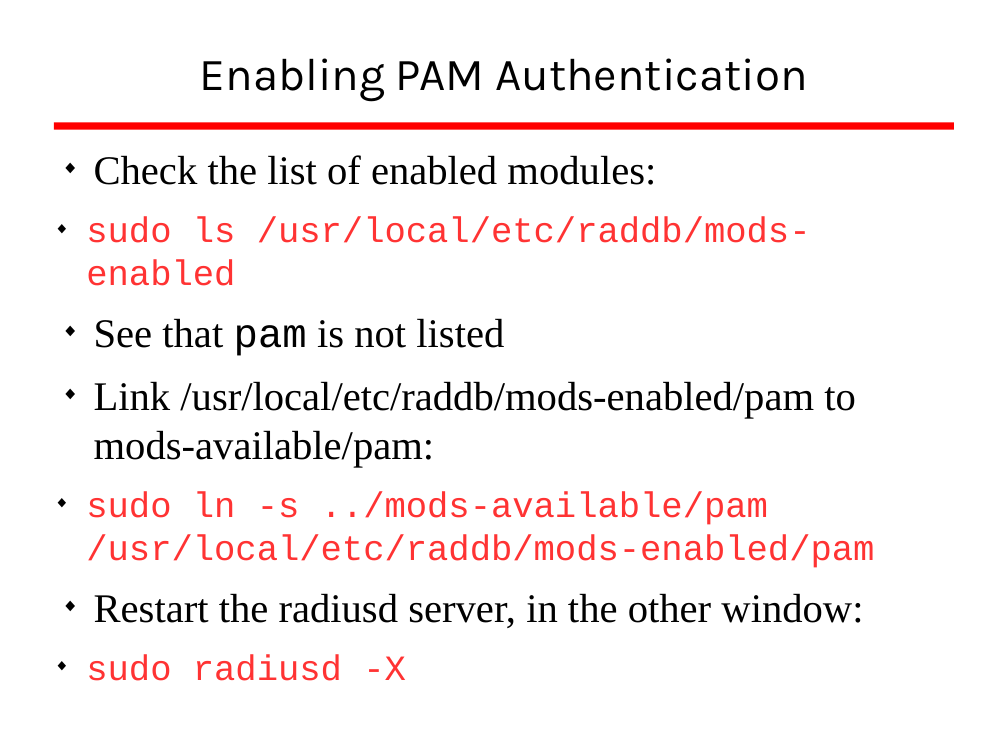
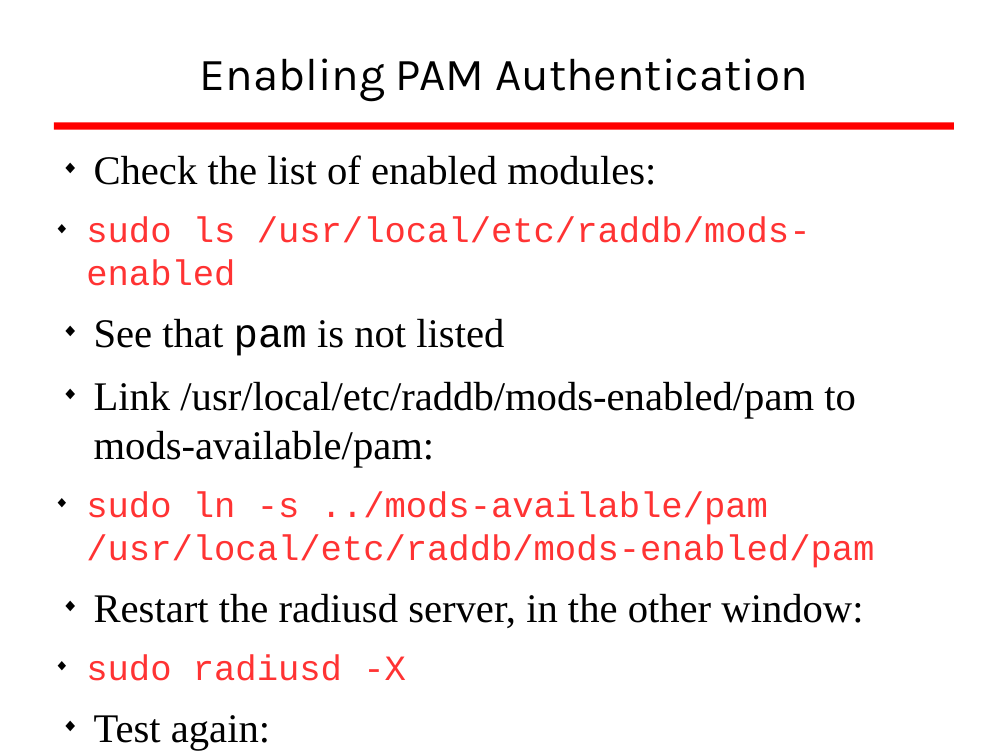
Before and after one commit to afnog/sse, a slide deck: slide 33 of radius/radius_presentation.odp. Drawn at 1008x756 pixels with LibreOffice and Linux fonts; fonts in the diff are those of the drawing; background and template pictures are left out. Boxes give left, top, right and bottom in pixels: in the first picture for what was removed or moved away, otherwise in the second. Text is boxed around its words. In the diff, an @@ line names an element or a change of style, - is before the commit and + after.

```diff
--- a/radius/radius_presentation.odp
+++ b/radius/radius_presentation.odp
@@ text at (94,715,270,751): paragraph added @@
+◆ Test again:
```
Also in this commit, not shown: 1 other slide changed, 1 other file.
